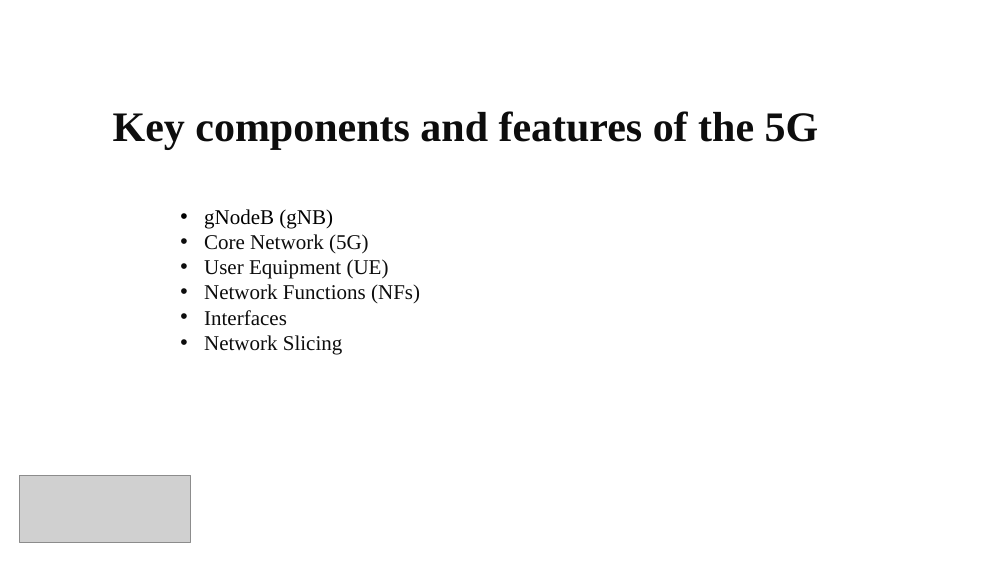
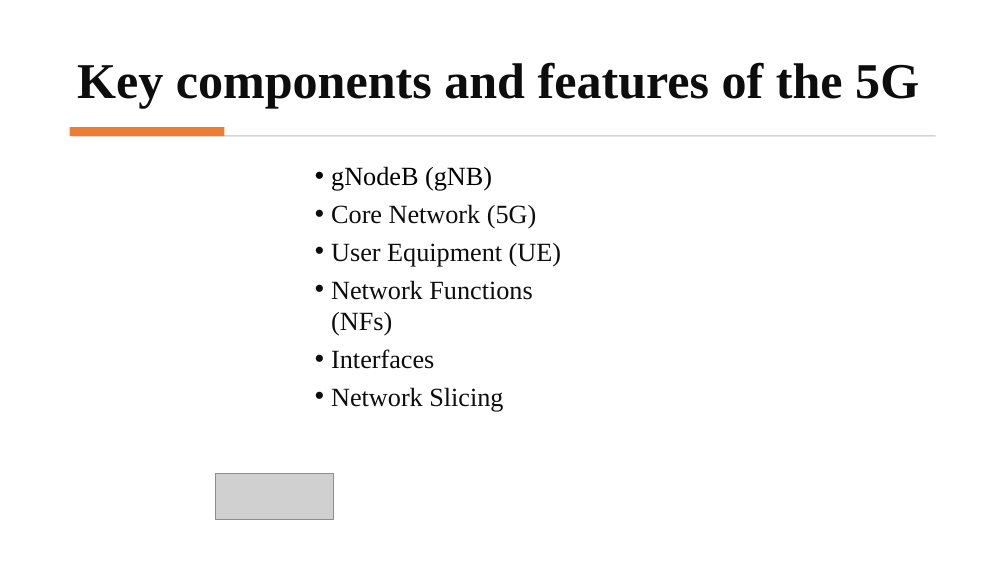
Before and after one commit to kushalprakash6/Standalone-5G-netowrk-simulation, a slide deck: slide 8 of Presentation/Presentation team_entropy.pptx. Drawn at 1008x567 pixels with LibreOffice and Linux fonts; fonts in the diff are those of the drawing; grey boxes stand for pictures. Boxes give left, top, right and bottom in pixels: in the first picture for what was removed or moved away, otherwise in the second. Text is boxed around its words. In the diff, an @@ line names an element or a change of style, - is before the commit and + after.

```diff
--- a/Presentation/Presentation team_entropy.pptx
+++ b/Presentation/Presentation team_entropy.pptx
@@ title "Key components and features of ...": place and size @@
-title "Key components and features of ..." at <box>113,111,819,149</box>
+title "Key components and features of ..." at <box>77,62,919,108</box>
@@ title "Key components and features of ..." at <box>77,62,919,108</box>: size 40 to 47.7 pt; line spacing 1 to 0.9; vertical alignment top to bottom @@
@@ rectangle added at <box>70,127,225,136</box>, fill #ED7D31 @@
@@ rectangle added at <box>72,135,936,137</box>, fill #D5D5D5 @@
@@ text "gNodeB (gNB)": place and size @@
-text "gNodeB (gNB)" at <box>204,209,420,355</box>
+text "gNodeB (gNB)" at <box>331,166,561,412</box>
@@ text "gNodeB (gNB)" at <box>331,166,561,412</box>: size 20 to 25 pt; indent changed; more space between paragraphs @@
@@ picture: place and size @@
-picture at <box>20,476,191,543</box>
+picture at <box>216,473,333,520</box>
```
Also in this commit, not shown: 16 other slides changed.
